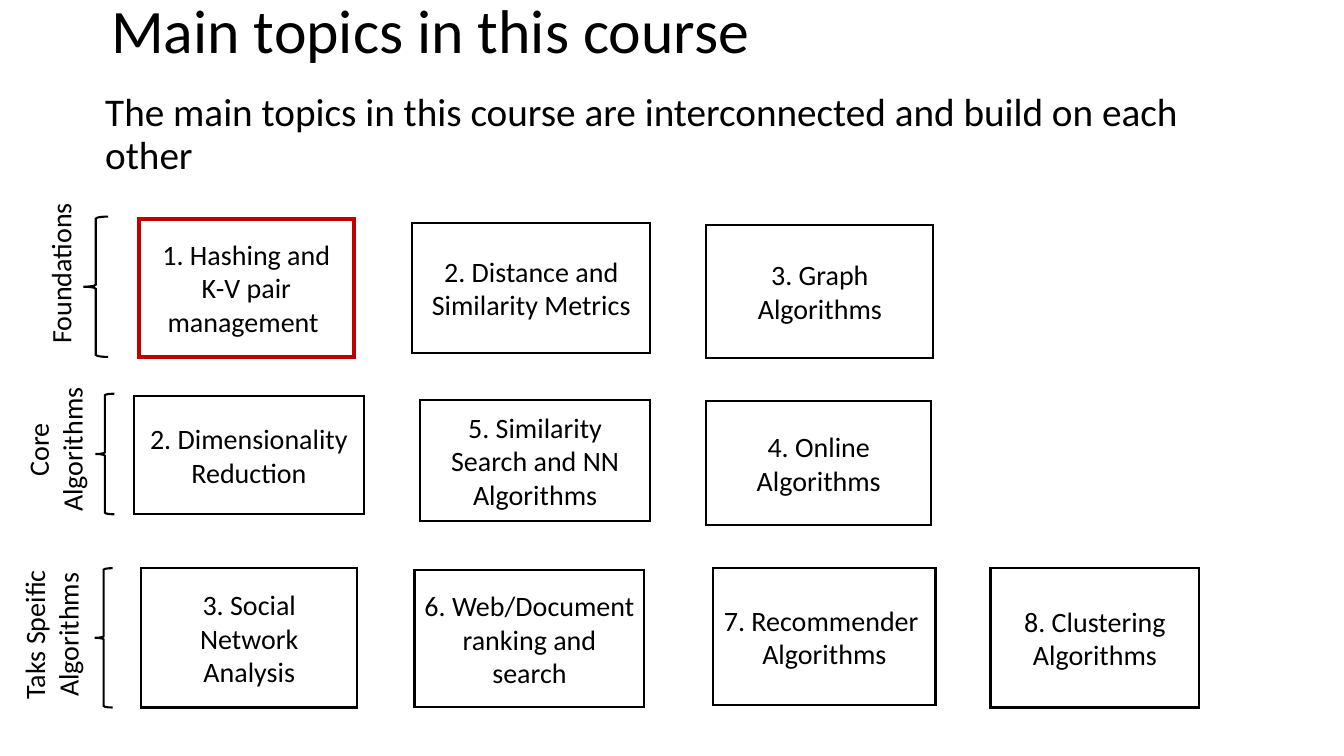
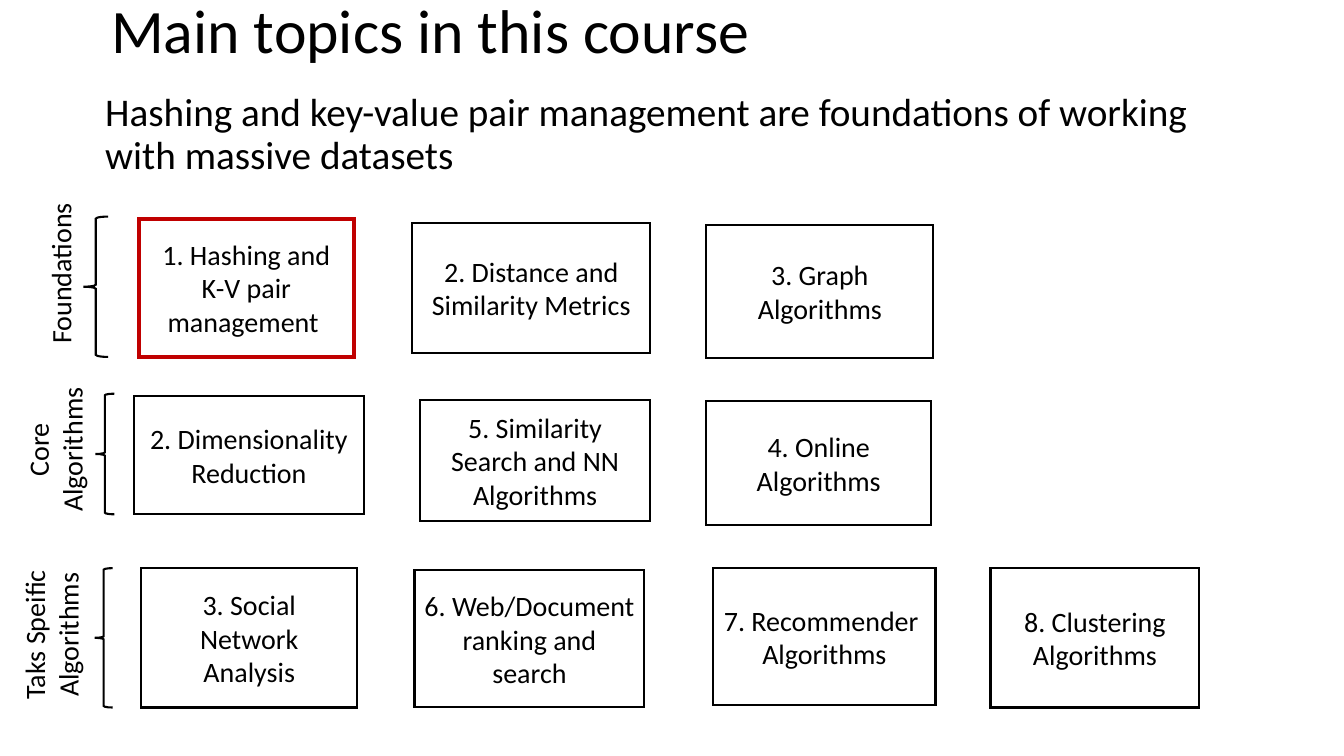
Before and after one commit to jonahneu/CSCI-E-108, a slide deck: slide 35 of slides/1_Introduction.pptx (slide 32 before the commit). Drawn at 1344x756 pixels with LibreOffice and Linux fonts; fonts in the diff are those of the drawing. Boxes give left, top, right and bottom in pixels: in the first picture for what was removed or moved away, otherwise in the second. Text is boxed around its words. In the diff, an @@ line names an element or a change of style, - is before the commit and + after.

```diff
--- a/slides/1_Introduction.pptx
+++ b/slides/1_Introduction.pptx
@@ text at (105, 98, 1187, 170): text changed @@
-The main topics in this course are interconnected and build on each other
+Hashing and key-value pair management are foundations of working with massive datasets
```
Also in this commit, not shown: 1 other slide changed, 3 slides added, 1 other file.
